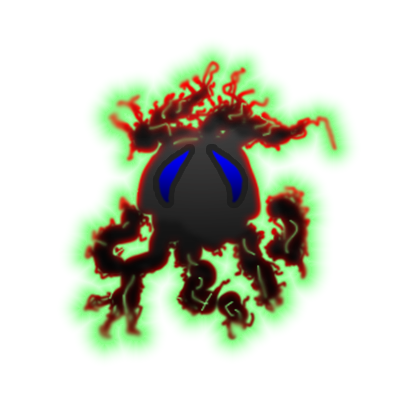
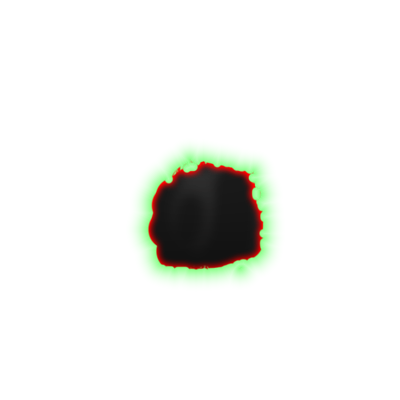
Two versions of the same layered image (w=400, h=400). Layer-by-layer changes:
added group "Body" with 3 layers above "Mob" over [59, 39, 337, 365]
added layer "shadows" (1st of 5, in "Body") in group "Body" over [109, 96, 283, 321]
added layer "fill" (1st of 5, in "Body") in group "Body" over [59, 39, 337, 365]
added layer "mob" (1st of 5, in "Body") in group "Body" over [147, 159, 264, 270]
hid group "Mob" (10 layers) over [59, 39, 359, 365]
